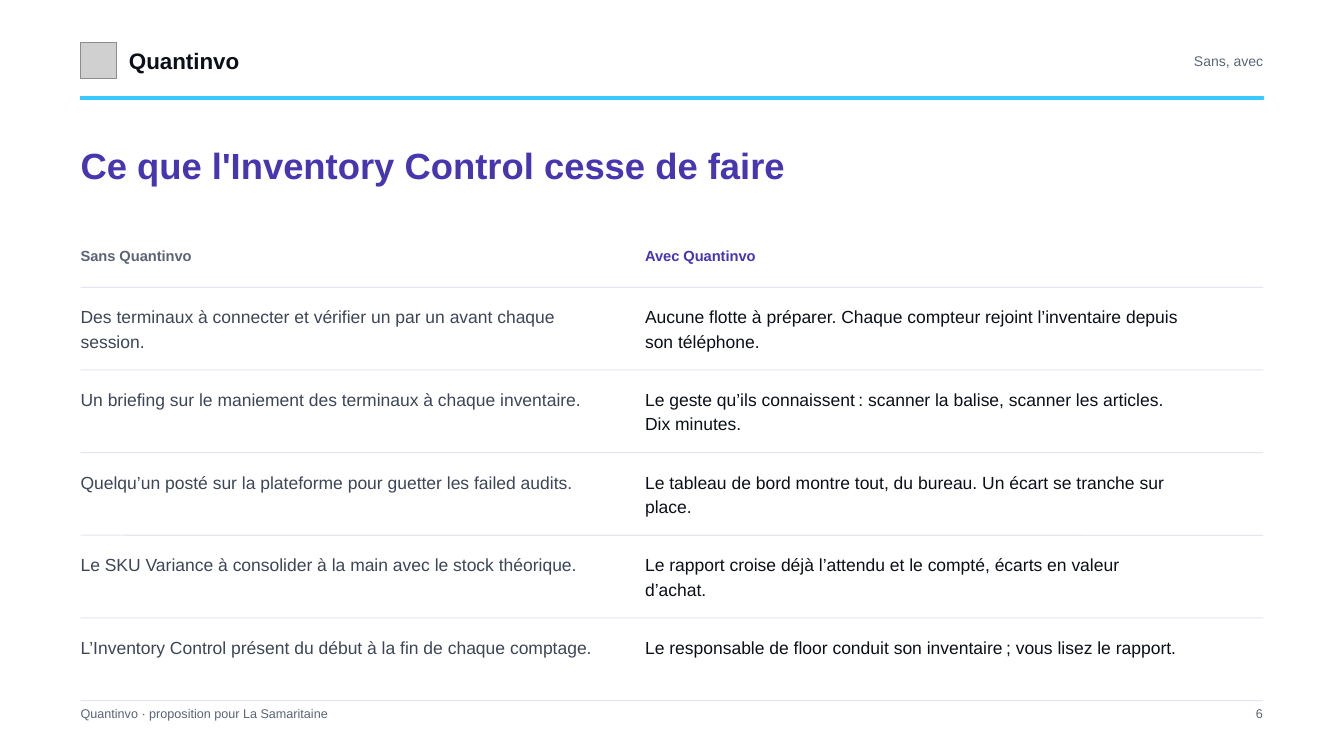
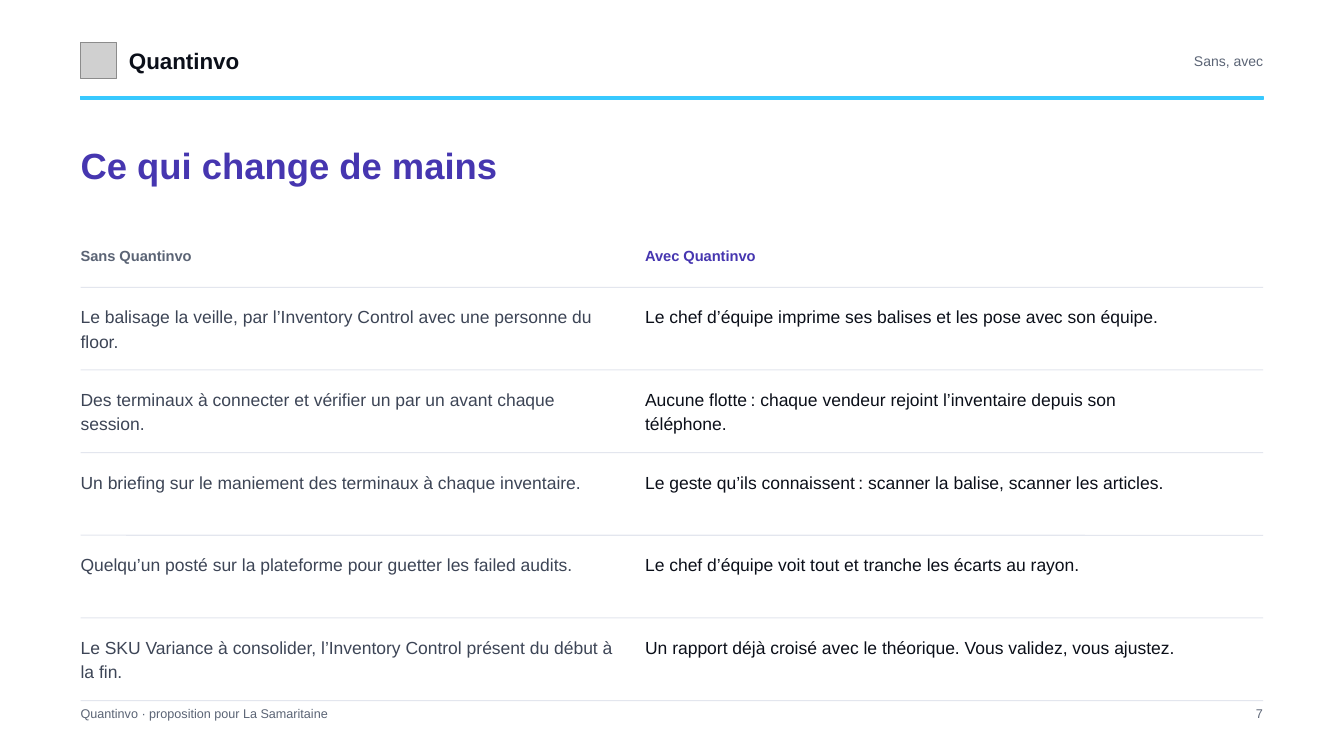
Before and after one commit to devkaylab/Inventaire, a slide deck: slide 7 of docs/entreprise/deck/Quantinvo-Samaritaine.pptx (slide 6 before the commit). Drawn at 1344x756 pixels with LibreOffice and Linux fonts; fonts in the diff are those of the drawing; grey boxes stand for pictures. Boxes give left, top, right and bottom in pixels: in the first picture for what was removed or moved away, otherwise in the second. Text is boxed around its words. In the diff, an @@ line names an element or a change of style, - is before the commit and + after.

```diff
--- a/docs/entreprise/deck/Quantinvo-Samaritaine.pptx
+++ b/docs/entreprise/deck/Quantinvo-Samaritaine.pptx
@@ text at [81, 152, 497, 187]: text changed @@
-Ce que l'Inventory Control cesse de faire
+Ce qui change de mains
@@ text at [81, 310, 591, 348]: text changed @@
-Des terminaux à connecter et vérifier un par un avant chaque session.
+Le balisage la veille, par l’Inventory Control avec une personne du floor.
@@ text at [645, 310, 1158, 327]: text changed @@
-Aucune flotte à préparer. Chaque compteur rejoint l’inventaire depuis son téléphone.
+Le chef d’équipe imprime ses balises et les pose avec son équipe.
@@ text at [81, 393, 554, 430]: text changed @@
-Un briefing sur le maniement des terminaux à chaque inventaire.
+Des terminaux à connecter et vérifier un par un avant chaque session.
@@ text at [645, 393, 1116, 434]: text changed @@
-Le geste qu’ils connaissent : scanner la balise, scanner les articles. Dix minutes.
+Aucune flotte : chaque vendeur rejoint l’inventaire depuis son téléphone.
@@ text added at [81, 476, 581, 493], 12.5 pt, text #3D4556 @@
+Un briefing sur le maniement des terminaux à chaque inventaire.
@@ text at [645, 476, 1163, 493]: text changed @@
-Le tableau de bord montre tout, du bureau. Un écart se tranche sur place.
+Le geste qu’ils connaissent : scanner la balise, scanner les articles.
@@ text "Quelqu’un posté sur la plateforme ...": place and size @@
-text "Quelqu’un posté sur la plateforme ..." at [81, 476, 573, 493]
+text "Quelqu’un posté sur la plateforme ..." at [81, 558, 573, 575]
@@ text removed at [81, 558, 577, 575] @@
-Le SKU Variance à consolider à la main avec le stock théorique.
@@ text at [645, 558, 1080, 575]: text changed @@
-Le rapport croise déjà l’attendu et le compté, écarts en valeur d’achat.
+Le chef d’équipe voit tout et tranche les écarts au rayon.
@@ text at [81, 641, 613, 678]: text changed @@
-L’Inventory Control présent du début à la fin de chaque comptage.
+Le SKU Variance à consolider, l’Inventory Control présent du début à la fin.
@@ text at [645, 641, 1174, 658]: text changed @@
-Le responsable de floor conduit son inventaire ; vous lisez le rapport.
+Un rapport déjà croisé avec le théorique. Vous validez, vous ajustez.
@@ text at [1256, 709, 1263, 718]: text changed @@
-6
+7
```
Also in this commit, not shown: 13 other slides changed, 1 slide added, 3 other files.
